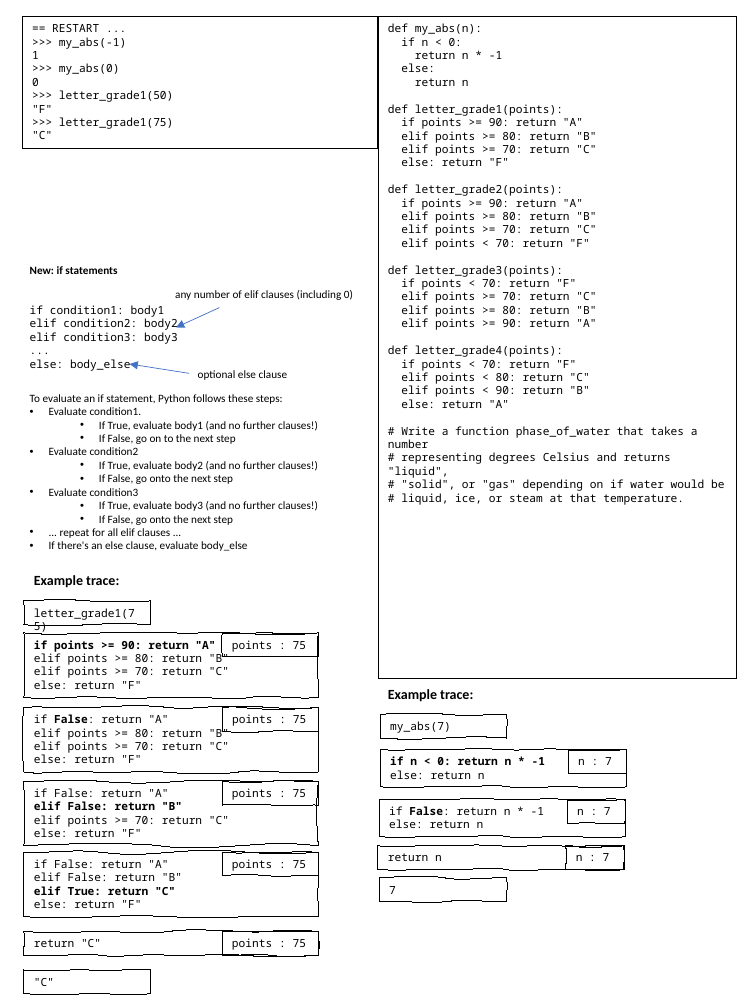
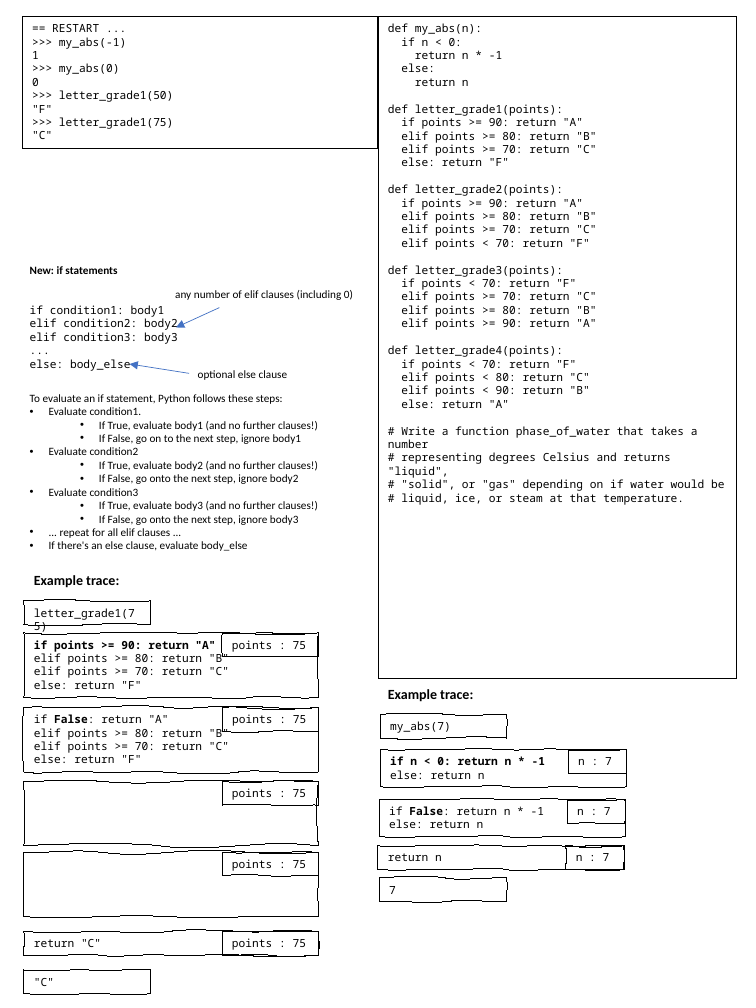
Before and after one commit to catherinefxia/ucsd-cse8a-w20.github.io, a slide deck: slide 2 of lectures/CSE8AW20-01-14-Lec3-Booleans-If/CSE8AW20-01-09-Lec3-Booleans-If-handout.pptx. Drawn at 756x1008 pixels with LibreOffice and Linux fonts; fonts in the diff are those of the drawing. Boxes give left, top, right and bottom in pixels: in the first picture for what was removed or moved away, otherwise in the second. Text is boxed around its words. In the diff, an @@ line names an element or a change of style, - is before the commit and + after.

```diff
--- a/lectures/CSE8AW20-01-14-Lec3-Booleans-If/CSE8AW20-01-09-Lec3-Booleans-If-handout.pptx
+++ b/lectures/CSE8AW20-01-14-Lec3-Booleans-If/CSE8AW20-01-09-Lec3-Booleans-If-handout.pptx
@@ text at [99, 434, 301, 444]: text changed @@
-  • If False, go on to the next step
+  • If False, go on to the next step, ignore body1
@@ text at [99, 474, 298, 484]: text changed @@
-  • If False, go onto the next step
+  • If False, go onto the next step, ignore body2
@@ text at [99, 515, 298, 525]: text changed @@
-  • If False, go onto the next step
+  • If False, go onto the next step, ignore body3
@@ text in freeform shape at [34, 788, 229, 837]: text removed @@
-if False: return "A"
-elif False: return "B"
-elif points >= 70: return "C"
-else: return "F"
@@ text in freeform shape at [34, 859, 182, 908]: text removed @@
-if False: return "A"
-elif False: return "B"
-elif True: return "C"
-else: return "F"
```
Also in this commit, not shown: 1 other file.
